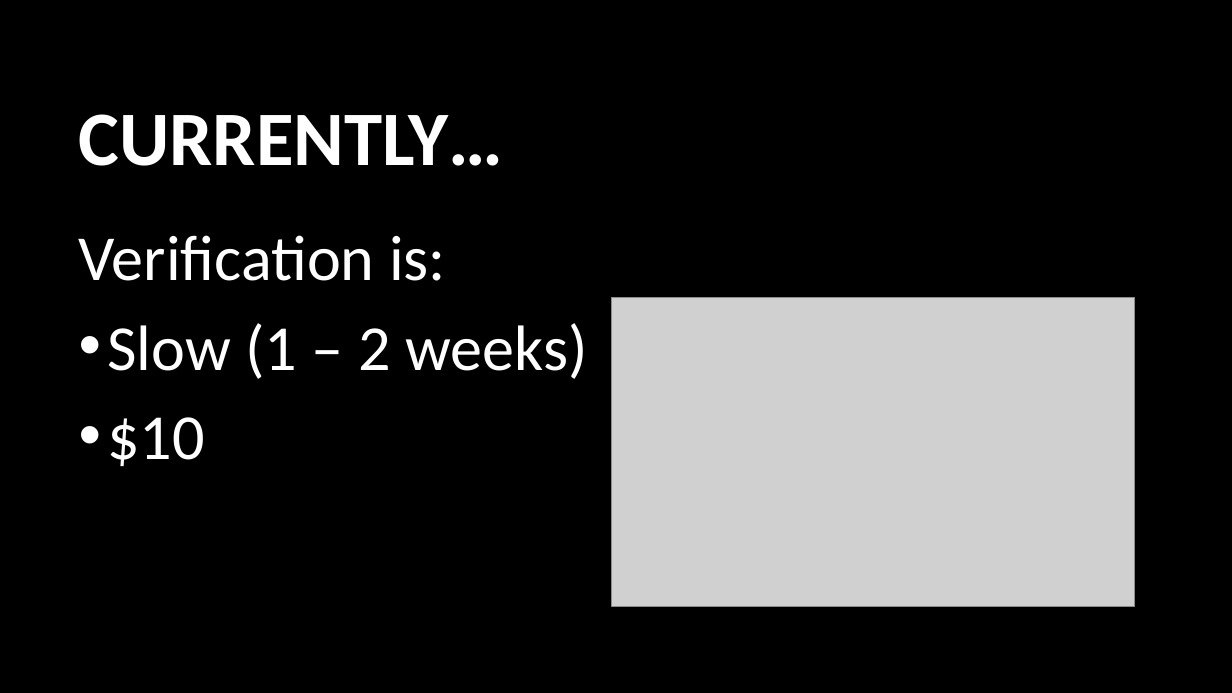
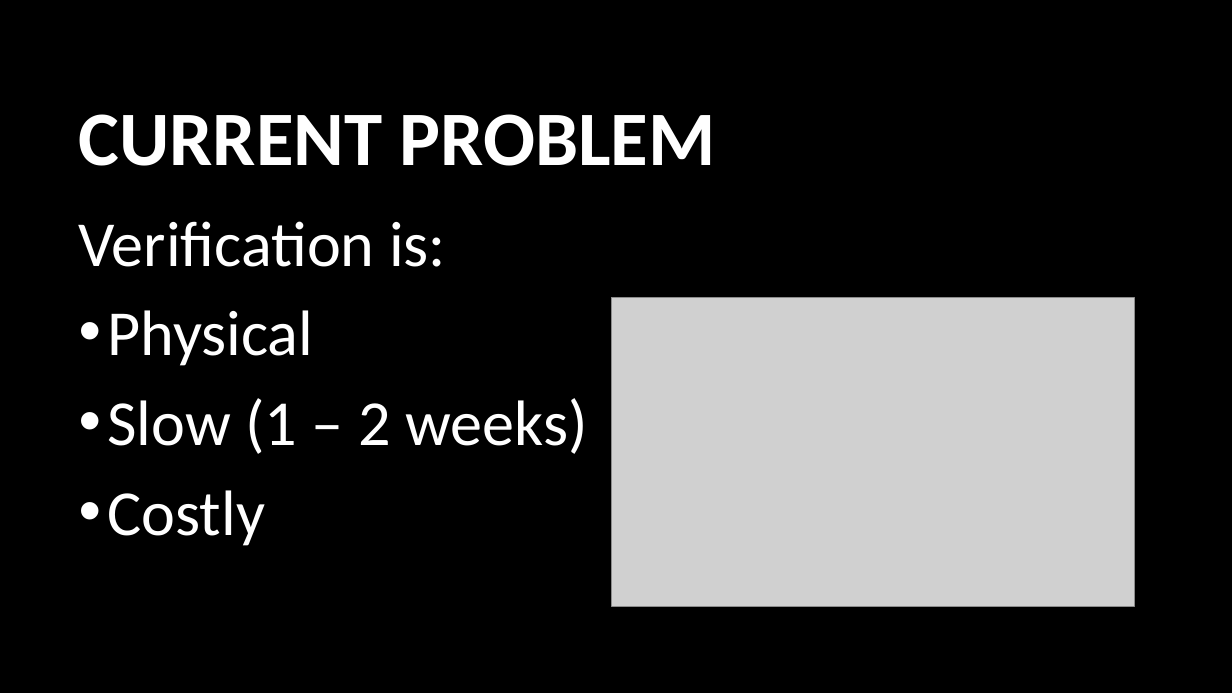
Before and after one commit to usop7/MachoHacks2018, a slide deck: slide 2 of MachoHacks2018.pptx. Drawn at 1232x693 pixels with LibreOffice and Linux fonts; fonts in the diff are those of the drawing; grey boxes stand for pictures; background and template pictures are left out. Boxes give left, top, right and bottom in pixels: in the first picture for what was removed or moved away, otherwise in the second. Text is boxed around its words. In the diff, an @@ line names an element or a change of style, - is before the commit and + after.

```diff
--- a/MachoHacks2018.pptx
+++ b/MachoHacks2018.pptx
@@ title at (79, 114, 716, 166): text changed @@
-CURRENTLY…
+CURRENT PROBLEM
@@ text "Verification is:": place and size @@
-text "Verification is:" at (79, 235, 587, 466)
+text "Verification is:" at (79, 221, 587, 546)
@@ text at (107, 310, 313, 366): paragraph added @@
+• Physical
@@ text at (107, 490, 265, 546): text changed @@
-• $10
+• Costly
```
Also in this commit, not shown: 6 other slides changed, 1 slide added, 2 slides removed.
